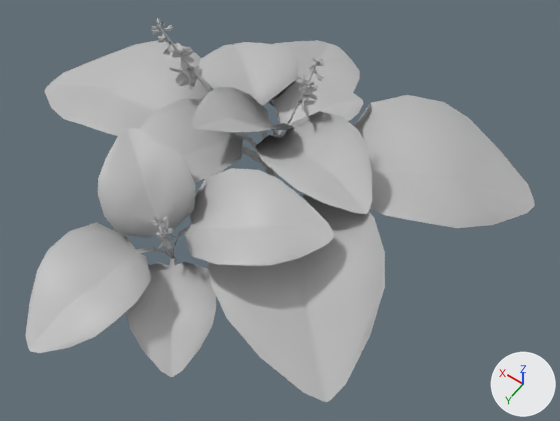
The FBX model Miska/Assets/Meshes/Hosta_LGF_04.fbx: old version first, new version second.
Both versions are drawn from a 50 mm camera at (-0.708, 0.831, 1.336) aimed at (-0.138, 0.032, 0.082). Arrows for +X, +Y and +Z are at lower right; the lights stay in place. Where no turn or scale is listed for an object, it has been applied to the vertices.

Names of what the first picture shows: 'Hosta_LGF_04'.
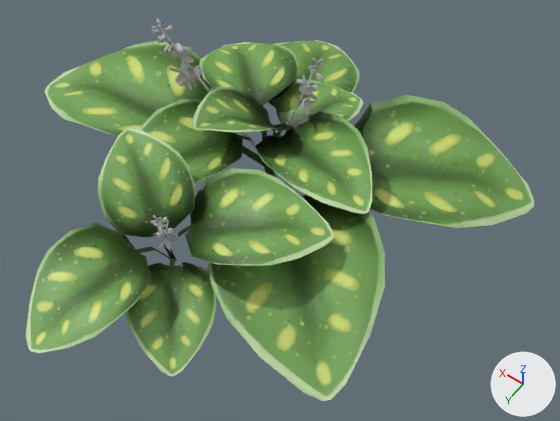
Location of each change, (x1, y1, x2, y2) in pixels of the pictures (560 x 421 px):
'Hosta_LGF_04', surface changed (grey to green)
    both: (25, 38, 535, 402)

The change, as a diff of the scene's bpy script:
```diff
--- a/Miska/Assets/Meshes/Hosta_LGF_04.fbx.py
+++ b/Miska/Assets/Meshes/Hosta_LGF_04.fbx.py
@@ img_hosta_albedo_001_tga @@
+img_hosta_albedo_001_tga = load_image('Hosta_Albedo_001.tga', '../Textures/Hosta_Albedo_001.tga', 1024, 1024, 'sRGB')
@@ mat_hostas @@
 mat_hostas = principled_material('Hostas')
-mat_hostas.base_color = (0.5, 0.5, 0.5)  # grey #bcbcbc
+mat_hostas.texture = img_hosta_albedo_001_tga
```
